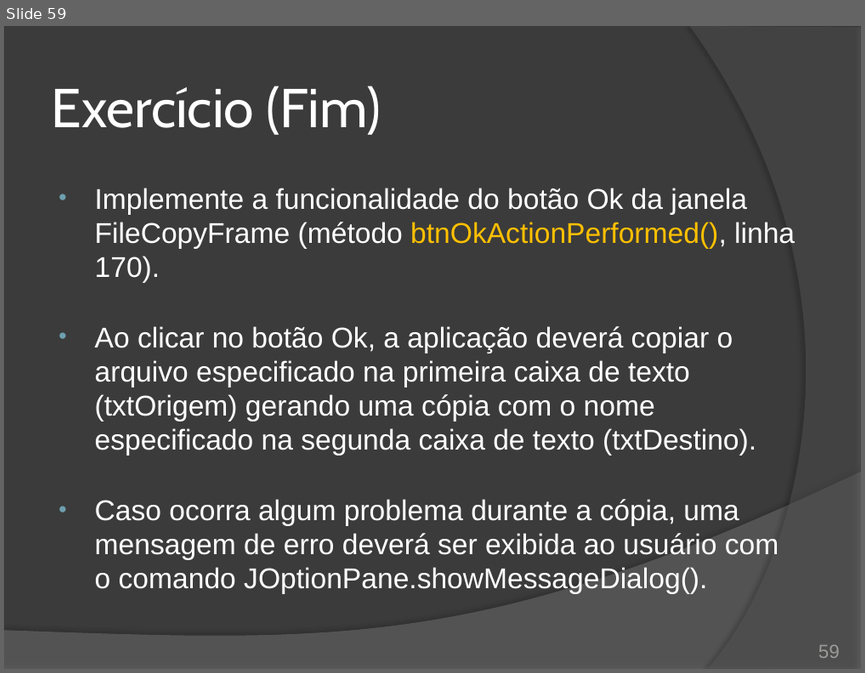
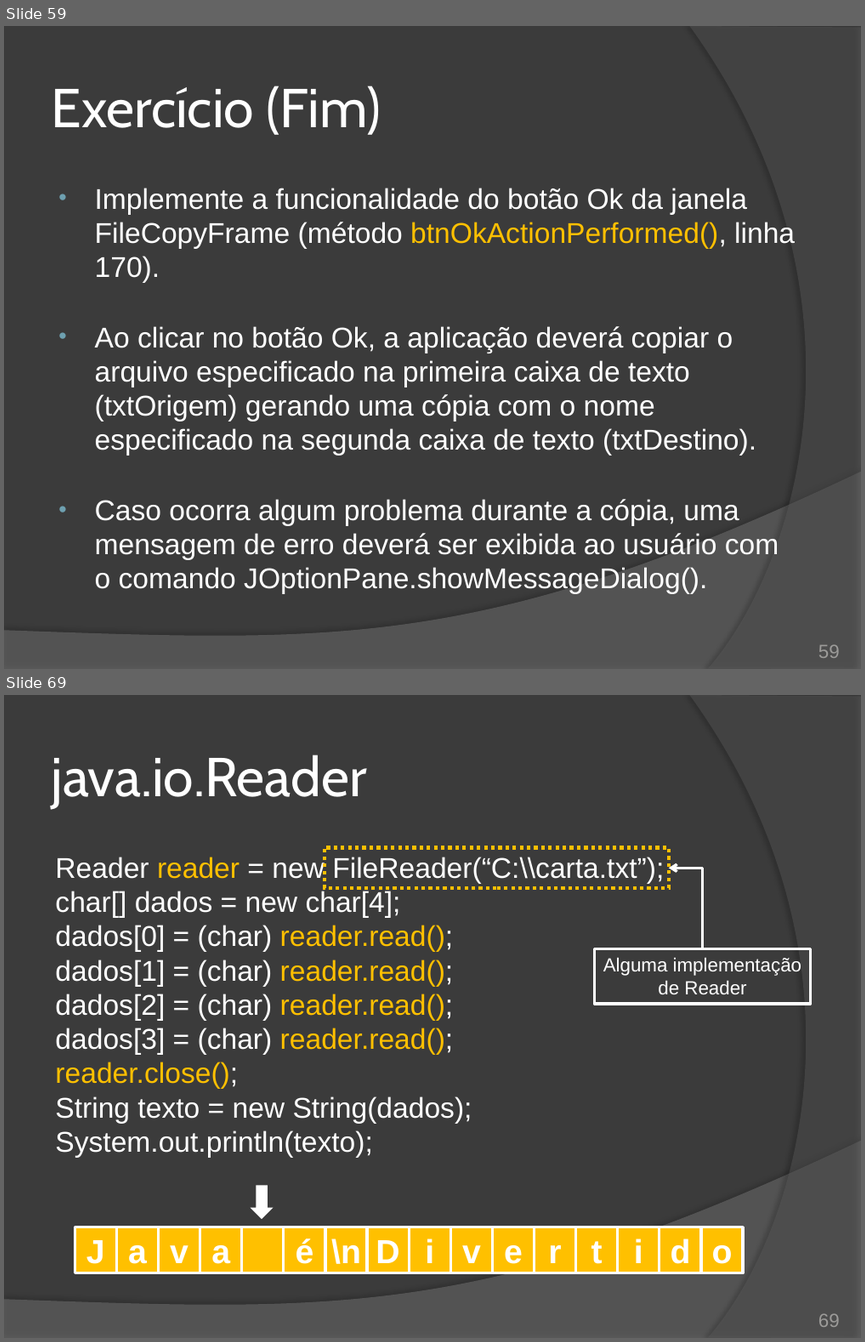
Before and after one commit to duchesqui/slzvieira-training, a slide deck: 2-Java-Programmer-Modulo-II/16.Capitulo10.pptx. Shown one above the other, each under a label of ours: slide 59 before the commit, slides 59 and 69 after it; the slides between them are not shown. The pictures are 865x673 and 865x1342 pixels, drawn with LibreOffice and Linux fonts; fonts in the diff are those of the drawing. Boxes give left, top, right and bottom in pixels: in the first picture for what was removed or moved away, otherwise in the second. Text is boxed around its words. In the diff, an @@ line names an element or a change of style, - is before the commit and + after.

Commit message:
Fechamento do caítulo 10: Java IO. Agora só falta o último exercício.

```diff
--- a/2-Java-Programmer-Modulo-II/16.Capitulo10.pptx
+++ b/2-Java-Programmer-Modulo-II/16.Capitulo10.pptx
@@ slide 69 added at [4,695,861,1338], background #3B3B3B; not listed: 2 template elements that a slide beside it also shows @@
@@ title added at [51,755,367,808], 46 pt, text #FFFFFF @@
+java.io.Reader
@@ rectangle added at [324,847,669,888], outline #FFC000 3 pt dashed @@
@@ text added at [55,857,664,1157], 24 pt, text #FFFFFF @@
+Reader reader = new FileReader(“C:\\carta.txt”);
+char[] dados = new char[4];
+dados[0] = (char) reader.read();
+dados[1] = (char) reader.read();
+dados[2] = (char) reader.read();
+dados[3] = (char) reader.read();
+reader.close();
+String texto = new String(dados);
+System.out.println(texto);
@@ elbow arrow added from (703, 948) to (669, 868), #FFFFFF 2.25 pt @@
@@ rectangle added at [595,948,811,1004], outline #FFFFFF 2.25 pt, 16 pt, text #FFFFFF @@
+Alguma implementação de Reader
@@ group added at [75,1185,744,1273]: 16 rectangles, 1 down arrow @@
+J
+a
+v
+a
+é
+\n
+D
+i
+v
+e
+r
+t
+i
+d
+o
@@ page number added at [818,1313,840,1327], 16 pt, text #9D9B9A @@
+69
```
Also in this commit, not shown: 6 slides changed, 23 other slides added, 4 slides removed, 5 other files.
